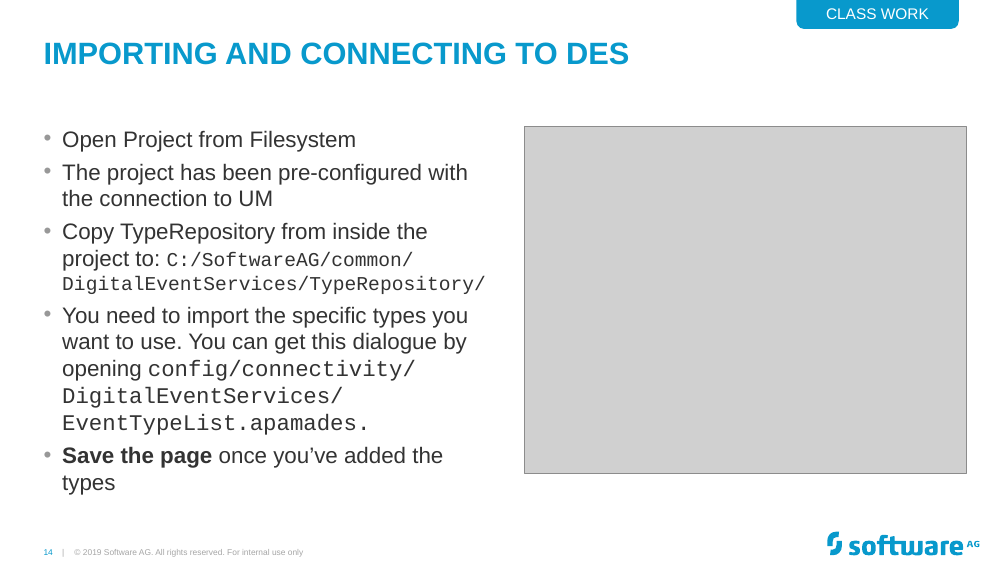
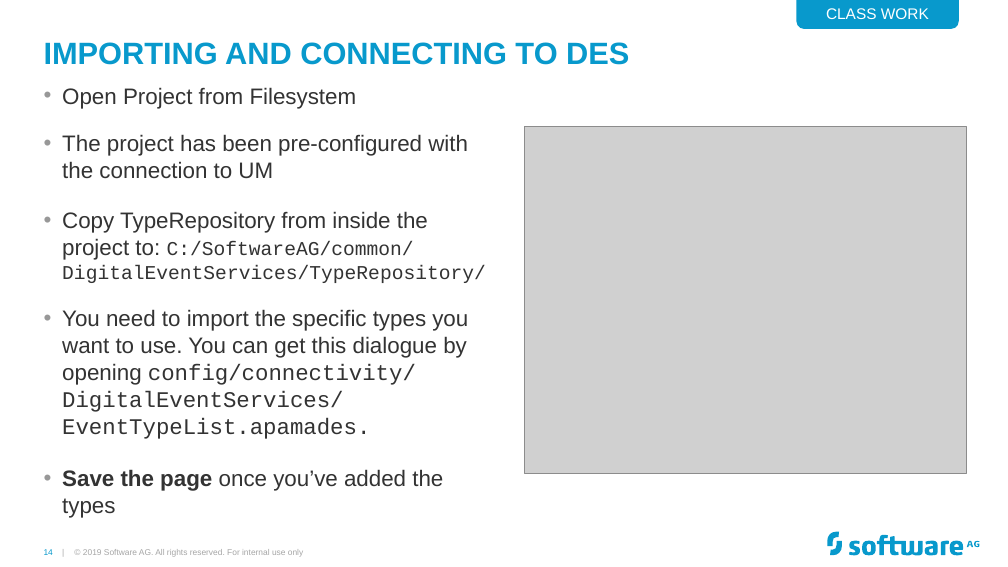
Before and after one commit to Cumulocity-IoT/apama-streaming-analytics-intro-training, a slide deck: slide 14 of Apama GAP Training.pptx. Drawn at 1008x567 pixels with LibreOffice and Linux fonts; fonts in the diff are those of the drawing; grey boxes stand for pictures; background and template pictures are left out. Boxes give left, top, right and bottom in pixels: in the first picture for what was removed or moved away, otherwise in the second. Text is boxed around its words. In the diff, an @@ line names an element or a change of style, - is before the commit and + after.

```diff
--- a/Apama GAP Training.pptx
+++ b/Apama GAP Training.pptx
@@ text "Open Project from Filesystem" rewrapped from [62, 130, 486, 495] to [62, 87, 486, 518] @@
```
Also in this commit, not shown: 20 other slides changed, 2 slides added.
